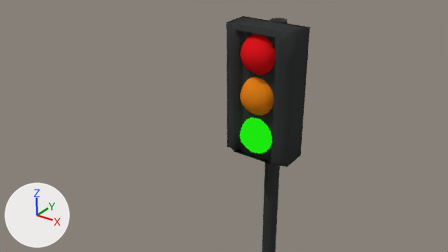
The Blender file Projekt/01-Models/ampel.blend as it was, and as the next commit left it.
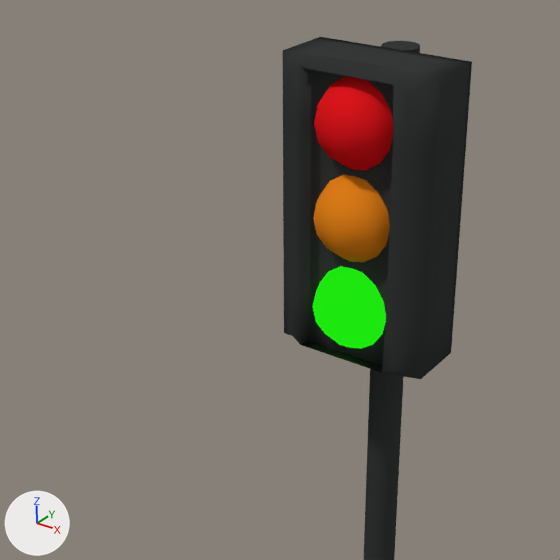
Each version is shown from the file's camera 'Camera', then close up on the part from 23% to 78% of the width and 0% to 98% of the height. The lights are fixed; the arrows at lower left show +X, +Y and +Z.
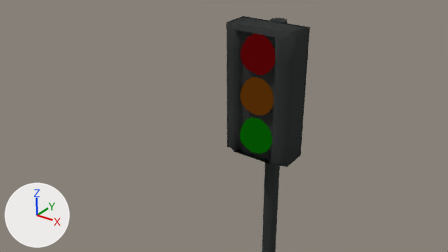
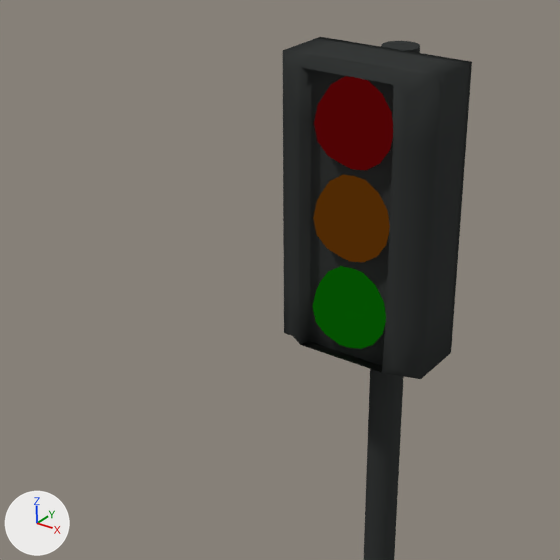
Location of each change, (x1, y1, x2, y2) in pixels of the close-ups (560 x 560 px):
'Sphere.002', recoloured
    both: (314, 77, 393, 170)
'Sphere.001', recoloured (orange to brown)
    both: (313, 175, 390, 262)
'Sphere', surface changed
    both: (313, 266, 386, 349)

Edits to the bpy script that builds the scene:
```text
Change mat_rot:
    mat_rot: diffuse_material('rot') -> emission_material('rot')
    add mat_rot.strength = 0.1
Change mat_orange:
    mat_orange: diffuse_material('orange') -> emission_material('orange')
    add mat_orange.strength = 0.1
Change mat_grün:
    add mat_grün.strength = 0.1
```
